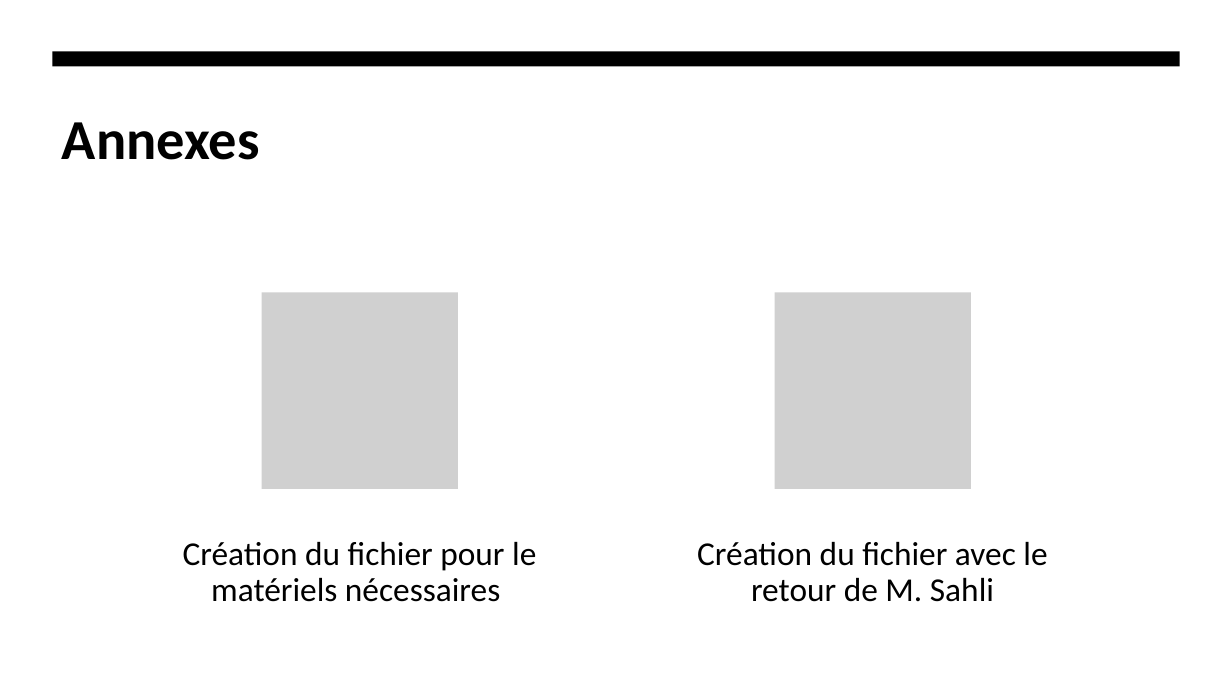
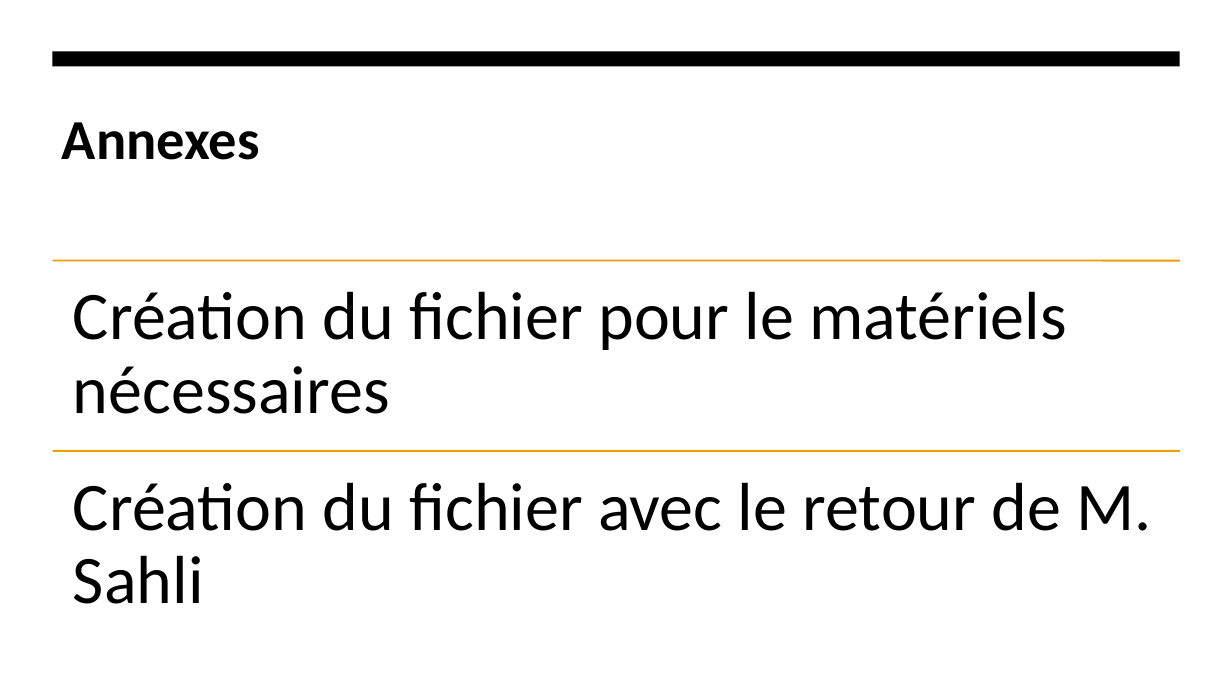
Before and after one commit to Agashae/MoonWebsite, a slide deck: slide 5 of annexe/Presentation.pptx. Drawn at 1232x693 pixels with LibreOffice and Linux fonts; fonts in the diff are those of the drawing; grey boxes stand for pictures. Boxes give left, top, right and bottom in pixels: in the first picture for what was removed or moved away, otherwise in the second. Text is boxed around its words. In the diff, an @@ line names an element or a change of style, - is before the commit and + after.

```diff
--- a/annexe/Presentation.pptx
+++ b/annexe/Presentation.pptx
@@ text "Création du fichier pour le ..." at [73,291,1066,414]: size 26 to 53 pt; alignment centre to left; more space between paragraphs @@
@@ text "Création du fichier pour le ...": place and size @@
-text "Création du fichier pour le ..." at [183,542,536,602]
+text "Création du fichier pour le ..." at [73,291,1066,414]
@@ line added from (53, 261) to (1180, 261), #EBA000 1.5 pt @@
@@ picture removed at [262,293,458,490] @@
@@ picture removed at [775,293,971,490] @@
@@ text "Création du fichier avec le ...": place and size @@
-text "Création du fichier avec le ..." at [697,542,1047,602]
+text "Création du fichier avec le ..." at [73,482,1152,604]
@@ text "Création du fichier avec le ..." at [73,482,1152,604]: size 26 to 53 pt; alignment centre to left; more space between paragraphs @@
@@ line added from (53, 451) to (1180, 451), #EBA000 1.5 pt @@
```
Also in this commit, not shown: 5 other slides changed, 1 slide added, 2 slides removed, 4 other files.
